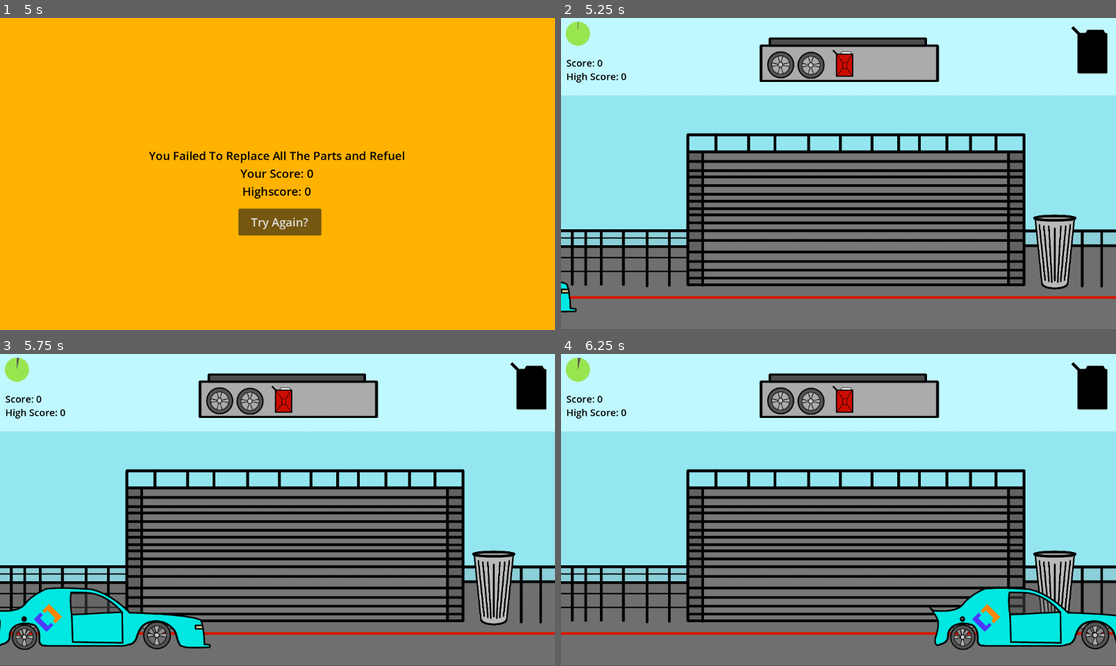
Above: before the commit, frames 1-4 (two rows, left to right).
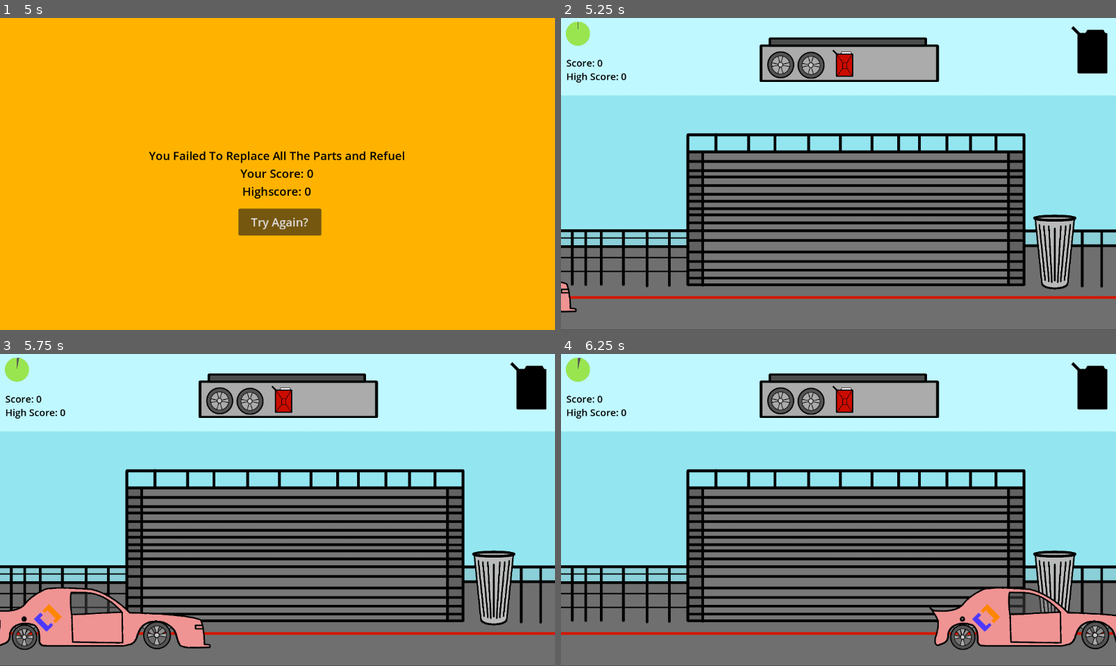
Above: after the commit, the same moments.

Repository: CrossScarDev/Pitstop-Frenzy
Game: Godot game, scene res://scenes/title.tscn
Same seed, same stepped clock (60 frames per second), same inputs: the game is played once before the commit and once after it. Sound files missing from this copy of the repository are replaced by a short silence.
Inputs (mouse positions are in pixels of both pictures, inside the frame that each line leads up to):
- Up to frame 1 (5 s): click (299, 211) at 0.5 s; click (299, 202) at 1.25 s; tap Enter (Next Car) at 2, 2.1, 3.6, 4.25 s; move the mouse to (399, 158) at 2.02 s; click (399, 158) at 2.17 s; drag from (166, 189) to (249, 236) at 2.77 s; tap Space at 3.5 s; move the mouse to (333, 105) at 3.52 s; click (333, 105) at 3.67 s; drag from (249, 236) to (111, 127) at 4.27 s
- Up to frame 2 (5.25 s): click "Try Again?" at 5 s
- Up to frame 3 (5.75 s): no input
- Up to frame 4 (6.25 s): move the mouse to (1005, 556) at 5.77 s; tap Enter (Next Car) at 5.85 s; click (1005, 556) at 5.92 s

Frame 1 is identical in both runs. In frame 2, 0.1% of the frame differs, in the area x 0-3%, y 84-94%; in frame 3, 3.3%, in the area x 0-38%, y 75-94%; in frame 4, 2.9%.

Commit message:
add different car color

Diff:
--- a/scenes/Main.tscn
+++ b/scenes/Main.tscn
@@ -168,6 +168,7 @@
 text = "Score: 0"
 
 [node name="HighScore" type="Label" parent="Overlay"]
+layout_mode = 0
 offset_left = 11.0
 offset_top = 107.0
 offset_right = 137.0
--- a/scripts/main.gd
+++ b/scripts/main.gd
@@ -21,8 +21,19 @@
 @export var audio_player: AudioStreamPlayer2D
 var explosion_sfx = preload("res://audio/explosion.mp3")
 
+var car_textures: Array[Texture2D]
+
 
 func _ready() -> void:
+	car_textures = [
+		load("res://assets/car.webp"),
+		load("res://assets/car-green.webp"),
+		load("res://assets/car-purple.webp"),
+		load("res://assets/car-yellow.webp"),
+		load("res://assets/car-red.webp")
+	]
+	(car.get_node("Texture") as Sprite2D).texture =  car_textures[int(randf_range(0, car_textures.size()))]
+
 	timer.max_value = Global.timer_length
 	timer.value = Global.timer_length
 
@@ -118,6 +129,7 @@
 	car.gas = 0
 	car.position.x = -825
 	car.velocity = 0
+	(car.get_node("Texture") as Sprite2D).texture =  car_textures[int(randf_range(0, car_textures.size()))]
 	gas_can.position = gas_can.start_pos
 	for replacement in replacements.get_children():
 		replacement.position = replacement.start_pos
Binary file added: assets/car-green.webp
Not shown, added: assets/car-green.webp.import
Binary file added: assets/car-purple.webp
Not shown, added: assets/car-purple.webp.import
Binary file added: assets/car-red.webp
Not shown, added: assets/car-red.webp.import
Binary file added: assets/car-yellow.webp
Not shown, added: assets/car-yellow.webp.import
